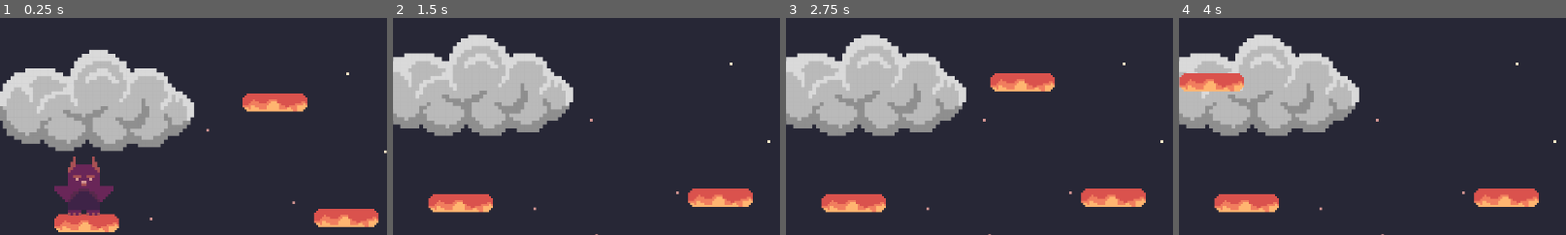
Above: before the commit, frames 1-4 (left to right).
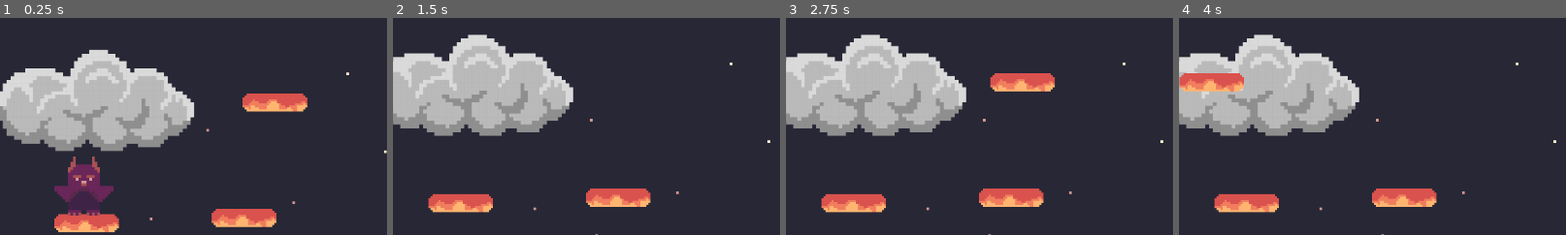
Above: after the commit, the same moments.

Repository: a-dughi/Custom-Office-Templates
Game: Godot game, scene res://Scenes/game.tscn
The game is run twice, just before and just after one commit, with the same random seed, the same clock (stepped at 60 frames per second) and the same inputs.
Inputs:
- Up to frame 1 (0.25 s): no input
- Up to frame 2 (1.5 s): hold Right (right) from 0.53 s (still down); tap Up (jump) at 0.77 s
- Up to frame 3 (2.75 s): tap Up (jump) at 1.52 s; release Right (right) at 2.03 s; hold Left (left) from 2.03 s (still down)
- Up to frame 4 (4 s): release Left (left) at 2.78 s; hold Right (right) from 2.78 s (still down); tap Up (jump) at 3.02, 3.77 s
The pictures show only the part of the screen within x 39-89%, y 9-59%; the shares and areas given below are measured in that part.

The runs differ from the first frame. In frame 1, 2.7% of the frame differs, in the area x 54-98%, y 87-97%; in frame 2, 2.7%; in frame 3, 2.7%; in frame 4, 2.7%.

Commit message:
set up loops on blocks for different levels

Diff:
--- a/Scripts/game.gd
+++ b/Scripts/game.gd
@@ -12,7 +12,7 @@
 	# Replace with function body.
 		_position()
 
-		for i in range(20):
+		for i in range(10):
 			var new_block = block.instantiate()
 
 			new_block.global_position.x = xPos[i]
@@ -22,11 +22,11 @@
 
 
 func _position():
-
+	var j = -1
 	for i in range(numLevels):
-		var j = 0
-		while j<20:
-			var xTemp = randf_range(-50, 200)
+		j = j+1
+		while j<(i+1)*10:
+			var xTemp = randf_range(0, 100)
 			var yTemp = randf_range(-400, 100)
 			var present = false
 			for k in range(xPos.size()):
